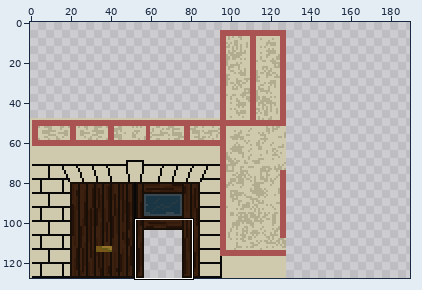
Sprite sheet, stored at ressources/map/home.png. Above: a wide view before the commit, with the close-up outlined.
Close-up. Before the commit:
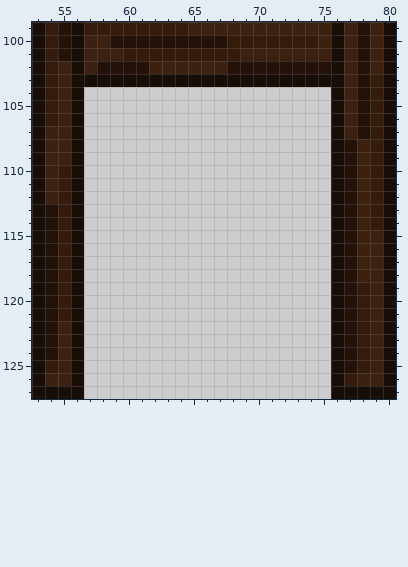
The file is 170x128 pixels. Colours within 5 levels of each other are drawn and written as one. Shown: x 53..80, y 99..127. The old version is drawn lined up with the new one, on the new canvas. The commit also changed other parts of the picture, which this record leaves out.
New version:
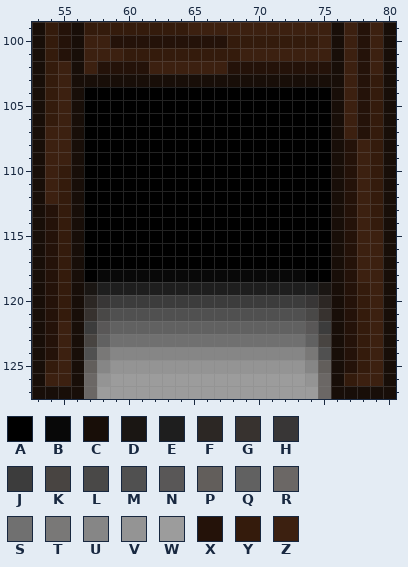
Palette (. is transparent): A #000000  B #080808  C #180e08  D #1a1613  E #1e1e1e  F #2c2724  G #37322f  H #383636  J #3c3c3c  K #484441  L #494847  M #505050  N #595757  P #625e5b  Q #616161  R #6b6765  S #707070  T #797877  U #868686  V #949494  W #9c9c9c  X #241209  Y #341b0c  Z #3c2010
Difference:
canvas 170x128 -> 190x128
The author put colour A in rows 104 to 117 at x 57 to 75; in row 118 at x 57 and 74 to 75.
The author put colour B in row 118 at x 58 to 73.
The author put colour D in row 119 at x 57 and 75.
The author put colour E in row 119 at x 58 to 74.
The author put colour F in row 120 at x 57 and 75.
The author put colour G in row 121 at x 57 and 75.
The author put colour H in row 120 at x 58 and 74.
The author put colour J in row 120 at x 59 to 73; in row 122 at x 57 and 75.
The author put colour K in row 123 at x 57 and 75.
The author put colour L in row 121 at x 58 and 74.
The author put colour M in row 121 at x 59 to 73; in row 124 at x 57 and 75.
The author put colour N in row 122 at x 58 and 74.
The author put colour P in row 125 at x 57 and 75.
The author put colour Q in row 122 at x 59 to 73; in row 123 at x 58 and 74.
The author put colour R in rows 126 to 127 at x 57 and 75.
The author put colour S in row 123 at x 59 to 73.
The author put colour T in row 124 at x 58 and 74.
The author put colour U in row 124 at x 59 to 73; in row 125 at x 58 and 74.
The author put colour V in row 125 at x 59 to 73; in row 126 at x 58 and 74.
The author put colour W in row 126 at x 59 to 73; in row 127 at x 58 to 74.
